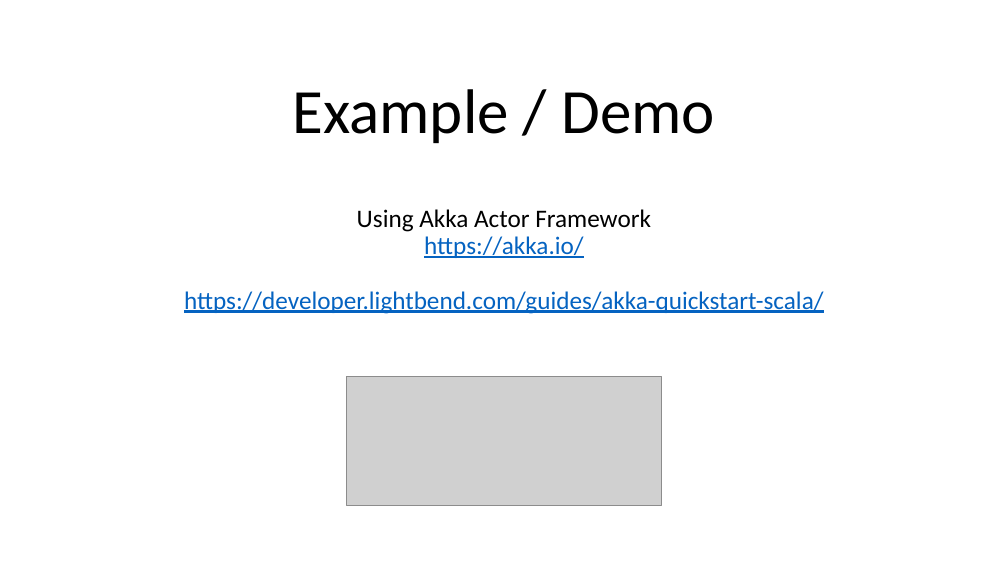
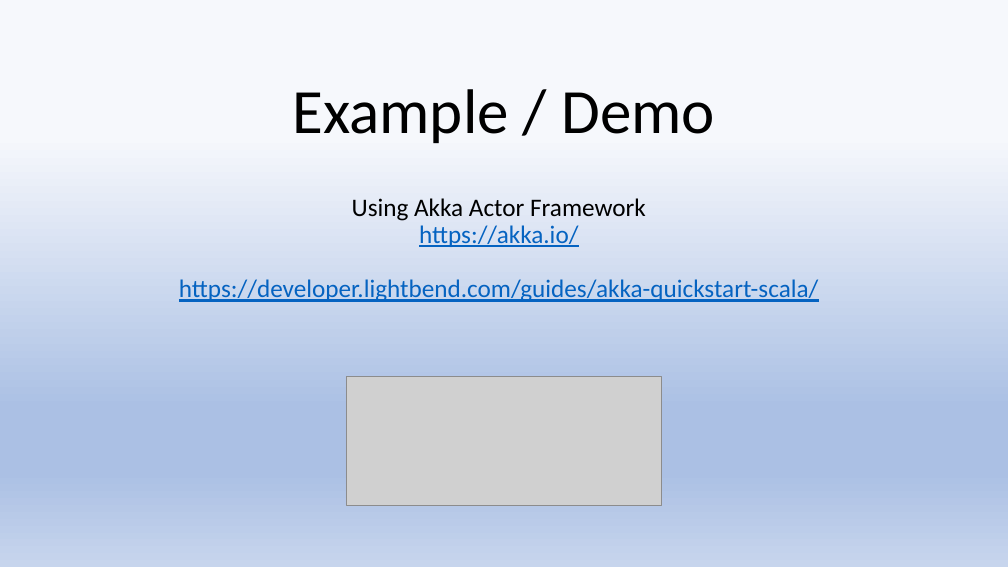
Before and after one commit to CSCI-49380-79526-Reactive-Programming/CSCI795_ReactiveProg_Project_Twitter_Stream_Scoring, a slide deck: slide 8 of CSCI795_FA20_Presentation_Paing_Washburn.pptx. Drawn at 1008x567 pixels with LibreOffice and Linux fonts; fonts in the diff are those of the drawing; grey boxes stand for pictures. Boxes give left, top, right and bottom in pixels: in the first picture for what was removed or moved away, otherwise in the second. Text is boxed around its words. In the diff, an @@ line names an element or a change of style, - is before the commit and + after.

```diff
--- a/CSCI795_FA20_Presentation_Paing_Washburn.pptx
+++ b/CSCI795_FA20_Presentation_Paing_Washburn.pptx
@@ background #FFFFFF to gradient #F6F8FC to #ABC0E4 to #C7D5ED @@
@@ text "Using Akka Actor Framework https://akka.io/ ...": place and size @@
-text "Using Akka Actor Framework https://akka.io/ ..." at box(184, 209, 824, 314)
+text "Using Akka Actor Framework https://akka.io/ ..." at box(179, 198, 819, 302)
```
Also in this commit, not shown: 11 other slides changed, 1 slide added, 1 other file.
